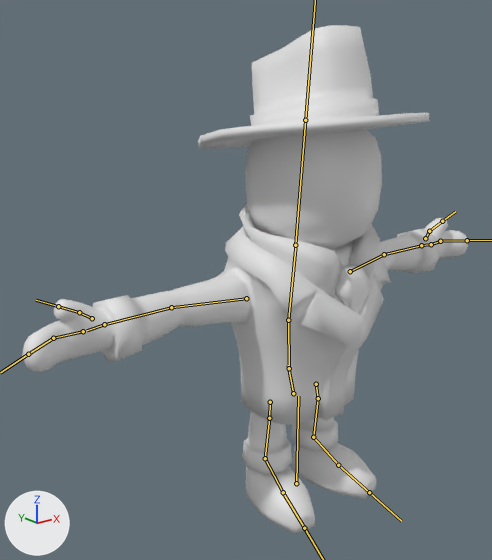
The FBX model Assets/_/Content/Meshes/mesh_Character.fbx, before and after one commit.
Before and after are seen from a camera (50 mm lens) standing at (-1.91, -2.01, 1.86) and looking at (-0.2, 0.12, 1.0). Every picture has the same lights, and +X, +Y and +Z are marked at lower left. The bones that bend it are drawn over the model as lines.

The first picture shows 'Character'.
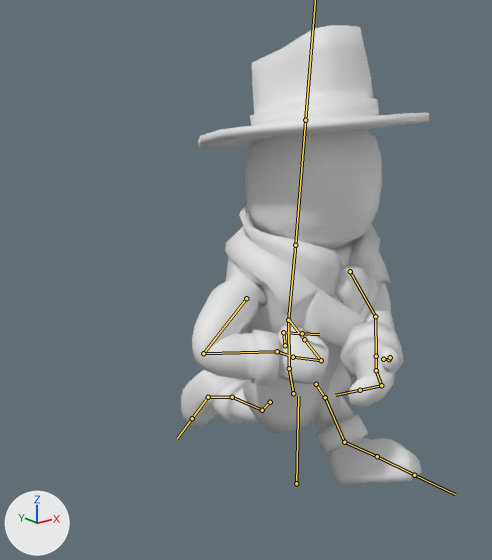
The newer file adds an action. The first version stands in its rest pose; the second is drawn at frame 1 of the action 'mesh_Character|anim_ThompsonFire'.

What differs and where, as boxes (x1, y1, x2, y2) in the pictures (492 x 560 px):
'Character', posed (44% narrower, 10% shorter)
    before: (22, 25, 468, 534)
    after: (181, 25, 430, 485)
bone 'b_LegA.L', root to tip
    before: (316, 384) to (318, 398)
    after: (316, 384) to (325, 397)
bone 'b_FootA.L', root to tip
    before: (313, 437) to (338, 465)
    after: (344, 442) to (377, 456)
bone 'b_FootB.L', root to tip
    before: (338, 465) to (369, 492)
    after: (377, 456) to (414, 475)
bone 'b_LegA.R', root to tip
    before: (270, 402) to (269, 418)
    after: (270, 402) to (262, 410)
bone 'b_LegB.R', root to tip
    before: (269, 418) to (265, 458)
    after: (262, 410) to (232, 397)
bone 'b_FootA.R', root to tip
    before: (265, 458) to (283, 492)
    after: (232, 397) to (208, 397)
bone 'b_FootB.R', root to tip
    before: (283, 492) to (304, 528)
    after: (208, 397) to (192, 418)
bone 'b_ArmA.L', root to tip
    before: (350, 271) to (384, 254)
    after: (350, 271) to (375, 316)
bone 'b_ArmB.L', root to tip
    before: (384, 254) to (421, 245)
    after: (375, 316) to (376, 356)
bone 'b_Hand.L', root to tip
    before: (421, 245) to (429, 244)
    after: (376, 356) to (376, 368)
bone 'b_FingersA.L', root to tip
    before: (431, 244) to (440, 241)
    after: (376, 370) to (381, 385)
bone 'b_FingersB.L', root to tip
    before: (440, 241) to (467, 240)
    after: (381, 385) to (360, 390)
bone 'b_ThumbA.L.001', root to tip
    before: (425, 238) to (429, 231)
    after: (383, 359) to (389, 359)
bone 'b_ArmA.R', root to tip
    before: (246, 298) to (171, 307)
    after: (246, 298) to (203, 353)
bone 'b_ArmB.R', root to tip
    before: (171, 307) to (104, 324)
    after: (203, 353) to (277, 351)
bone 'b_Hand.R', root to tip
    before: (104, 324) to (87, 330)
    after: (277, 351) to (290, 356)
bone 'b_FingersA.R', root to tip
    before: (83, 331) to (53, 338)
    after: (293, 357) to (321, 360)
bone 'b_FingersB.R', root to tip
    before: (53, 338) to (28, 354)
    after: (321, 360) to (304, 339)
bone 'b_ThumbA.R.001', root to tip
    before: (92, 318) to (79, 312)
    after: (285, 345) to (283, 332)
bone 'b_ThumbB.R', root to tip
    before: (79, 312) to (58, 306)
    after: (283, 332) to (302, 333)

Edits to the bpy script that builds the scene:
```text
Change bone_b_lega_l:
    where bone_b_lega_l = bpy.data.objects['mesh_Character'].pose.bones['b_LegA.L']
    bone_b_lega_l.rotation_quaternion: (1.0, 0.0, 0.0, 0.0) -> (0.932, 0.359, -0.037, 0.004)  # degrees (0, 0, 0) -> degrees (42, -4, -1)
Change bone_b_foota_l:
    where bone_b_foota_l = bpy.data.objects['mesh_Character'].pose.bones['b_FootA.L']  # child of 'b_LegB.L'
    bone_b_foota_l.rotation_quaternion: (1.0, 0.0, 0.0, 0.0) -> (0.995, -0.099, 0.013, -0.004)  # degrees (0, 0, 0) -> degrees (-11, 1, -1)
Change bone_b_footb_l:
    where bone_b_footb_l = bpy.data.objects['mesh_Character'].pose.bones['b_FootB.L']  # child of 'b_FootA.L'
    bone_b_footb_l.rotation_quaternion: (1.0, 0.0, 0.0, 0.0) -> (0.995, -0.103, 0.017, 0.0)  # degrees (0, 0, 0) -> degrees (-12, 2, 0)
Change bone_b_lega_r:
    where bone_b_lega_r = bpy.data.objects['mesh_Character'].pose.bones['b_LegA.R']
    bone_b_lega_r.rotation_quaternion: (1.0, 0.0, 0.0, 0.0) -> (0.923, -0.382, -0.039, 0.005)  # degrees (0, 0, 0) -> degrees (-45, -4, 2)
Change bone_b_legb_r:
    where bone_b_legb_r = bpy.data.objects['mesh_Character'].pose.bones['b_LegB.R']  # child of 'b_LegA.R'
    bone_b_legb_r.rotation_quaternion: (1.0, 0.0, 0.0, 0.0) -> (0.958, -0.288, -0.005, -0.001)  # degrees (0, 0, 0) -> degrees (-33, -1, 0)
Change bone_b_foota_r:
    where bone_b_foota_r = bpy.data.objects['mesh_Character'].pose.bones['b_FootA.R']  # child of 'b_LegB.R'
    bone_b_foota_r.rotation_quaternion: (1.0, 0.0, 0.0, 0.0) -> (0.901, -0.429, -0.055, 0.016)  # degrees (0, 0, 0) -> degrees (-51, -5, 4)
Change bone_b_footb_r:
    where bone_b_footb_r = bpy.data.objects['mesh_Character'].pose.bones['b_FootB.R']  # child of 'b_FootA.R'
    bone_b_footb_r.rotation_quaternion: (1.0, 0.0, 0.0, 0.0) -> (0.969, 0.244, 0.039, 0.0)  # degrees (0, 0, 0) -> degrees (28, 4, 1)
Change bone_b_arma_l:
    where bone_b_arma_l = bpy.data.objects['mesh_Character'].pose.bones['b_ArmA.L']
    bone_b_arma_l.rotation_quaternion: (1.0, 0.0, 0.0, 0.0) -> (0.452, 0.853, 0.057, -0.254)  # degrees (0, 0, 0) -> degrees (122, 29, -9)
Change bone_b_armb_l:
    where bone_b_armb_l = bpy.data.objects['mesh_Character'].pose.bones['b_ArmB.L']  # child of 'b_ArmA.L'
    bone_b_armb_l.rotation_quaternion: (1.0, 0.0, 0.0, 0.0) -> (0.982, 0.088, -0.169, -0.008)  # degrees (0, 0, 0) -> degrees (11, -19, -3)
Change bone_b_hand_l:
    where bone_b_hand_l = bpy.data.objects['mesh_Character'].pose.bones['b_Hand.L']  # child of 'b_ArmB.L'
    bone_b_hand_l.rotation_quaternion: (1.0, 0.0, 0.0, 0.0) -> (0.994, -0.022, 0.107, -0.001)  # degrees (0, 0, 0) -> degrees (-3, 12, 0)
Change bone_b_fingersa_l:
    where bone_b_fingersa_l = bpy.data.objects['mesh_Character'].pose.bones['b_FingersA.L']  # child of 'b_Hand.L'
    bone_b_fingersa_l.rotation_quaternion: (1.0, 0.0, 0.0, 0.0) -> (0.979, 0.066, -0.164, 0.103)  # degrees (0, 0, 0) -> degrees (6, -20, 11)
Change bone_b_fingersb_l:
    where bone_b_fingersb_l = bpy.data.objects['mesh_Character'].pose.bones['b_FingersB.L']  # child of 'b_FingersA.L'
    bone_b_fingersb_l.rotation_quaternion: (1.0, 0.0, 0.0, 0.0) -> (0.98, 0.031, 0.063, -0.185)  # degrees (0, 0, 0) -> degrees (2, 8, -21)
Change bone_b_thumba_l_001:
    where bone_b_thumba_l_001 = bpy.data.objects['mesh_Character'].pose.bones['b_ThumbA.L.001']  # child of 'b_Hand.L'
    bone_b_thumba_l_001.rotation_quaternion: (1.0, 0.0, 0.0, 0.0) -> (0.99, 0.112, -0.087, 0.015)  # degrees (0, 0, 0) -> degrees (13, -10, 1)
Change bone_b_arma_r:
    where bone_b_arma_r = bpy.data.objects['mesh_Character'].pose.bones['b_ArmA.R']
    bone_b_arma_r.rotation_quaternion: (1.0, 0.0, 0.0, 0.0) -> (0.595, 0.338, -0.729, -0.032)  # degrees (0, 0, 0) -> degrees (-57, -122, 83)
Change bone_b_armb_r:
    where bone_b_armb_r = bpy.data.objects['mesh_Character'].pose.bones['b_ArmB.R']  # child of 'b_ArmA.R'
    bone_b_armb_r.rotation_quaternion: (1.0, 0.0, 0.0, 0.0) -> (-0.464, -0.493, -0.01, 0.736)  # degrees (0, 0, 0) -> degrees (41, 47, -97)
Change bone_b_hand_r:
    where bone_b_hand_r = bpy.data.objects['mesh_Character'].pose.bones['b_Hand.R']  # child of 'b_ArmB.R'
    bone_b_hand_r.rotation_quaternion: (1.0, 0.0, 0.0, 0.0) -> (0.88, -0.468, -0.081, -0.006)  # degrees (0, 0, 0) -> degrees (-56, -9, 4)
Change bone_b_fingersa_r:
    where bone_b_fingersa_r = bpy.data.objects['mesh_Character'].pose.bones['b_FingersA.R']  # child of 'b_Hand.R'
    bone_b_fingersa_r.rotation_quaternion: (1.0, 0.0, 0.0, 0.0) -> (0.942, 0.326, 0.074, 0.014)  # degrees (0, 0, 0) -> degrees (38, 8, 4)
Change bone_b_fingersb_r:
    where bone_b_fingersb_r = bpy.data.objects['mesh_Character'].pose.bones['b_FingersB.R']  # child of 'b_FingersA.R'
    bone_b_fingersb_r.rotation_quaternion: (1.0, 0.0, 0.0, 0.0) -> (0.731, 0.662, 0.143, -0.088)  # degrees (0, 0, 0) -> degrees (85, 19, 4)
Change bone_b_thumba_r_001:
    where bone_b_thumba_r_001 = bpy.data.objects['mesh_Character'].pose.bones['b_ThumbA.R.001']  # child of 'b_Hand.R'
    bone_b_thumba_r_001.rotation_quaternion: (1.0, 0.0, 0.0, 0.0) -> (0.725, 0.317, 0.182, -0.583)  # degrees (0, 0, 0) -> degrees (19, 39, -71)
Change bone_b_thumbb_r:
    where bone_b_thumbb_r = bpy.data.objects['mesh_Character'].pose.bones['b_ThumbB.R']  # child of 'b_ThumbA.R.001'
    bone_b_thumbb_r.rotation_quaternion: (1.0, 0.0, 0.0, 0.0) -> (0.861, 0.354, 0.041, 0.362)  # degrees (0, 0, 0) -> degrees (41, -11, 42)
```
